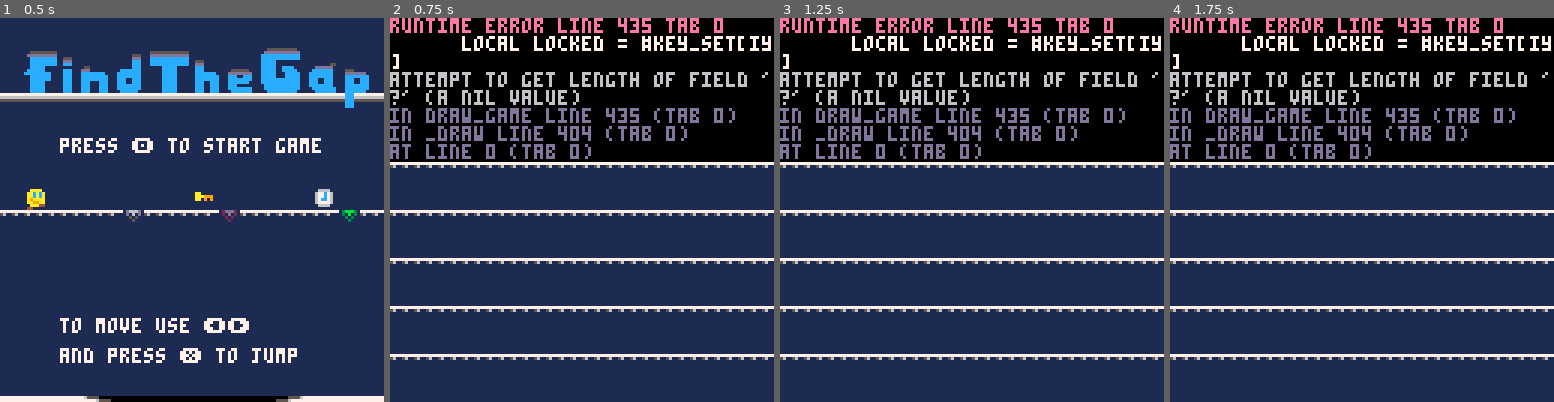
Above: before the commit, frames 1-4 (left to right).
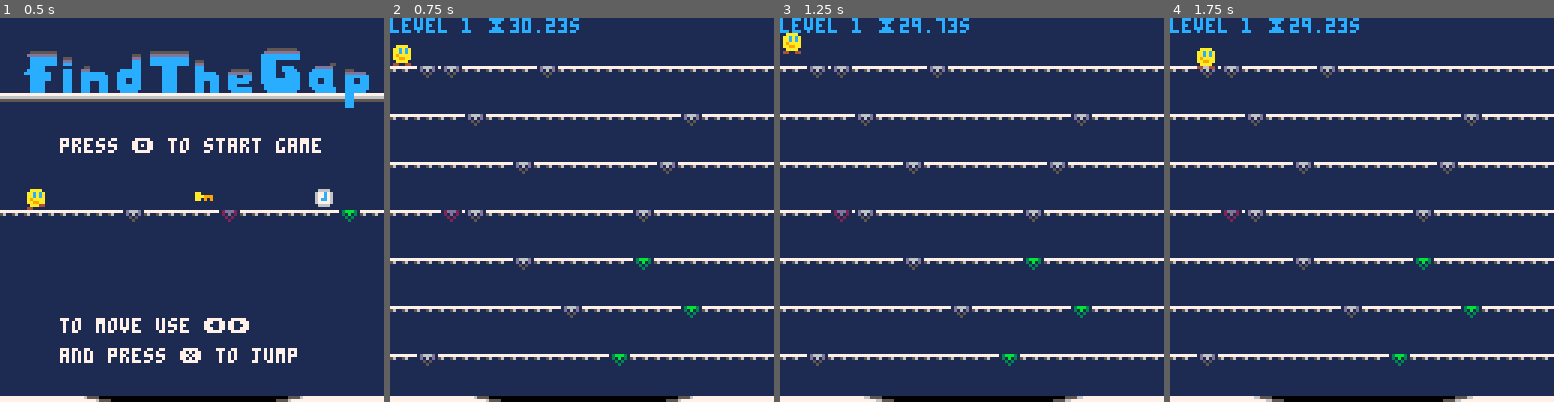
Above: after the commit, the same moments.

Repository: broquaint/pico8-carts
Game: PICO-8 cartridge findthegap.p8
Same seed, same stepped clock (60 frames per second), same inputs: the game is played once before the commit and once after it.
Inputs:
- Up to frame 1 (0.5 s): tap X (X key) at 0.33 s
- Up to frame 2 (0.75 s): tap O (Z key) at 0.7 s
- Up to frame 3 (1.25 s): tap X (X key) at 1.07 s
- Up to frame 4 (1.75 s): hold Right from 1.6 s (still down); tap O (Z key) at 1.7 s

Frame 1 is identical in both runs. In frame 2, 40% of the frame differs, in the area x 0-100%, y 0-100%; in frame 3, 40%; in frame 4, 40%.
Error before the commit: runtime error line 435 tab 0; local locked = #key_set[iy]; attempt to get length of field '?' (a nil value)

Commit message:
Have the same number of keys for gaps
As it's clearer visually what's going on. Not sure if it's any more or
less fun though.

Diff:
--- a/findthegap.p8
+++ b/findthegap.p8
@@ -129,15 +129,13 @@
 function set_keys()
    key_set = {{}}
 
-   if(bonus_level or level == 1) return
-
    for iy = 2,7 do
       local function key_gen()
          return {(randn(15) * 8) - 1, iy * 16 - 8}
       end
       local keys = {}
-      if(randn(10) < level) then
-         for _ = 1, min(3, ceil(randn(level) / 4)) do
+      if(not bonus_level and (randn(9) + 1) < level) then
+         for _ = 1, #gapset[iy] do
             add(keys, find_free_tile(keys, key_gen))
          end
       end
@@ -435,11 +433,16 @@
 
    for iy=1,7 do
       local liney = iy * 16
-      local locked = #key_set[iy]
-      for gap in all(gapset[iy]) do
+      local locked = key_set[iy] != nil and #key_set[iy] or 0
+      for idx, gap in pairs(gapset[iy]) do
          -- An indication that the floor is locked.
          if(locked > 0) then
-            spr(gap[3] + 40, gap[1], liney)
+            -- Show "locked" status of gaps.
+            if(idx <= locked) then
+               spr(gap[3] + 40, gap[1], liney)
+            else
+               spr(gap[3] + 56, gap[1], liney)
+            end
             line(gap[1] + 1, liney, gap[2] - 1, liney, 13)
          else
             spr(gap[3], gap[1], liney)
@@ -580,21 +583,21 @@
 00000000000000000000000000000000000000000000000000000000044aaa0000aaa44000000000000000000000000000000000000000000000000000000000
 00000000000000000000000000000000000000000000000000000000000004400440000000000000000000000000000000000000000000000000000000000000
 0000000000000000000000000000000077777777777777770000000000000000000000000000000071d666d10000000000000000712ddd21713bbb3100000000
-0000000000000000000000000000000056005600560056000000000000aaaa0000aaaa000000000011d161d100000000000000001121d1211131b13100000000
-000000000000000000000000000000000000000000000000000000000acacaa00aacaca000000000116515610000000000000000116212611163136100000000
+0000000000000000000000000000000056005600560056000000000000aaaa0000aaaa000000000011da6ad10000000000000000112ada21113aba3100000000
+000000000000000000000000000000000000000000000000000000000acacaa00aacaca000000000116595610000000000000000116292611163936100000000
 000000000000000000000000000000000000000000000000000000000acacaa00aacaca000000000116656610000000000000000116626611166366100000000
 000000000000000000000000000000000000000000000000000000000aaaa9a00a9aaaa000000000111111110000000000000000111111111111111100000000
 000000000000000000000000000000000000000000000000000000000aa99aa00aa99aa000000000111111110000000000000000111111111111111100000000
 0000000000000000000000000000000000000000000000000000000000aaa440044aaa0000000000111111110000000000000000111111111111111100000000
 00000000000000000000000000000000000000000000000000000000044000000000044000000000111111110000000000000000111111111111111100000000
-000000000000000070d666d0702ddd20703bbb300000000000000000000000000000000000000000000000000000000000000000000000000000000000000000
-000000000000000000d060d00020d0200030b030000000000000000000aaaa0000aaaa0000000000000000000000000000000000000000000000000000000000
-000000000000000000050500000202000003030000000000000000000acacaa00aacaca000000000000000000000000000000000000000000000000000000000
-000000000000000000005000000020000000300000000000000000000acacaa00aacaca000000000000000000000000000000000000000000000000000000000
-000000000000000000000000000000000000000000000000000000000aaaa9a00a9aaaa000000000000000000000000000000000000000000000000000000000
-000000000000000000000000000000000000000000000000000000000aa99aa00aa99aa000000000000000000000000000000000000000000000000000000000
-0000000000000000000000000000000000000000000000000000000004aaaa4004aaaa4000000000000000000000000000000000000000000000000000000000
-00000000000000000000000000000000000000000000000000000000004004000040040000000000000000000000000000000000000000000000000000000000
+000000000000000070d666d0702ddd20703bbb30000000000000000000000000000000000000000071d666d10000000000000000712ddd21713bbb3100000000
+000000000000000000d060d00020d0200030b030000000000000000000aaaa0000aaaa000000000011d161d100000000000000001121d1211131b13100000000
+000000000000000000050500000202000003030000000000000000000acacaa00aacaca000000000116515610000000000000000116212611163136100000000
+000000000000000000005000000020000000300000000000000000000acacaa00aacaca000000000116656610000000000000000116626611166366100000000
+000000000000000000000000000000000000000000000000000000000aaaa9a00a9aaaa000000000111111110000000000000000111111111111111100000000
+000000000000000000000000000000000000000000000000000000000aa99aa00aa99aa000000000111111110000000000000000111111111111111100000000
+0000000000000000000000000000000000000000000000000000000004aaaa4004aaaa4000000000111111110000000000000000111111111111111100000000
+00000000000000000000000000000000000000000000000000000000004004000040040000000000111111110000000000000000111111111111111100000000
 00000000000000000000000000000000000000000000000000000000000000000000000000000000000000000000000000000000000000000000000000000000
 00000000000000000000000000000000000000000000000000000000000000000000000000000000000000000000000000000000000000000000000000000000
 00000000000000000000000000000000000000000000000000000000000000000000000000000000055555555550000000000000000000000000000000000000
@@ -748,7 +751,7 @@
 
 
 __gff__
-0000010000020400000000000000000000000000000000000000000000000000010204000808000000000100000204000000010204000000000000000000000000000000000000000000000000000000000000000000000000000000000000000000000000000000000000000000000000000000000000000000000000000000
+0000010000020400000000000000000000000000000000000000000000000000010204000808000000000100000204000000010204000000000001000002040000000000000000000000000000000000000000000000000000000000000000000000000000000000000000000000000000000000000000000000000000000000
 0000000000000000000000000000000000000000000000000000000000000000000000000000000000000000000000000000000000000000000000000000000000000000000000000000000000000000000000000000000000000000000000000000000000000000000000000000000000000000000000000000000000000000
 __map__
 2626260023262626260023000000000000000000000000000000000000000000000000000000000000000000000000000000000000000000000000000000000000000000000000000000000000000000000000000000000000000000000000000000000000000000000000000000000000000000000000000000000000000000
